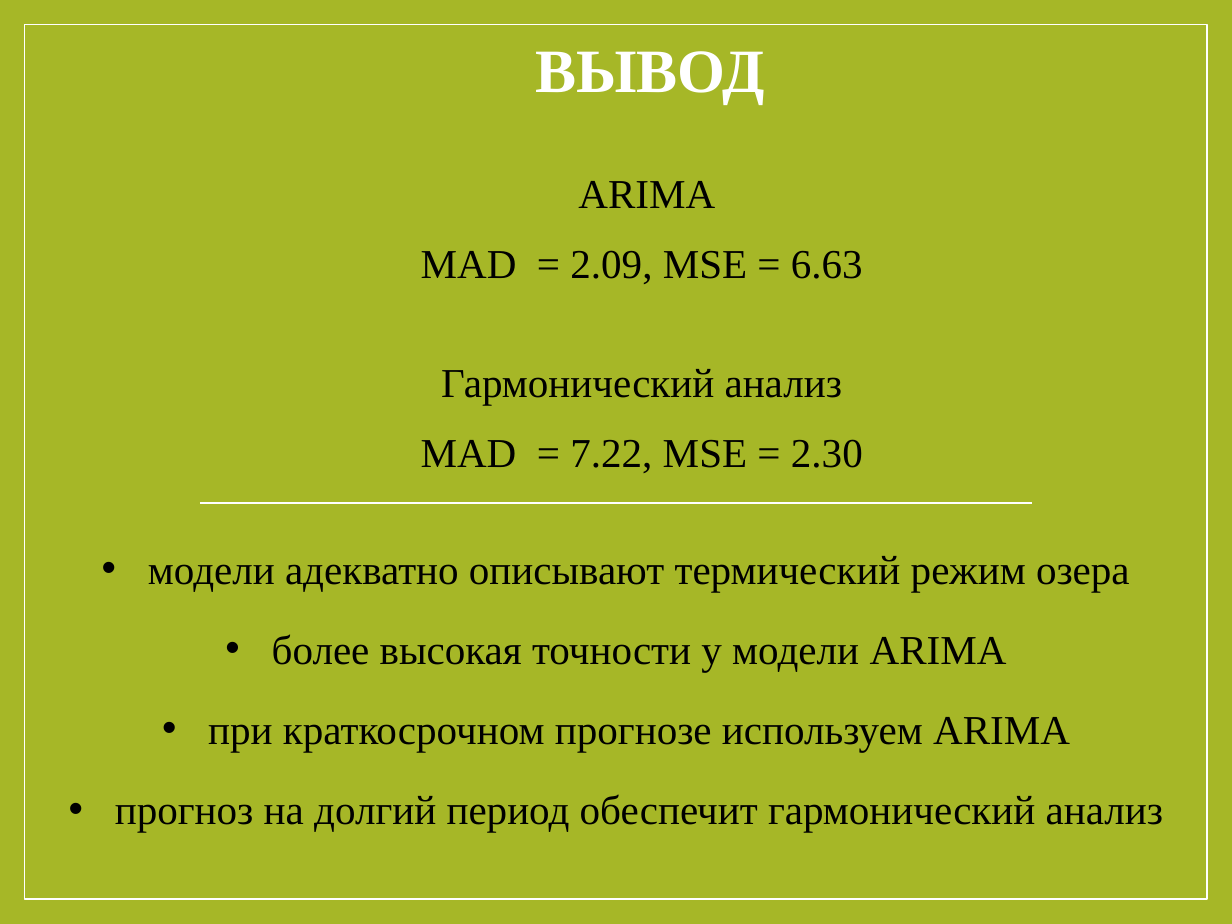
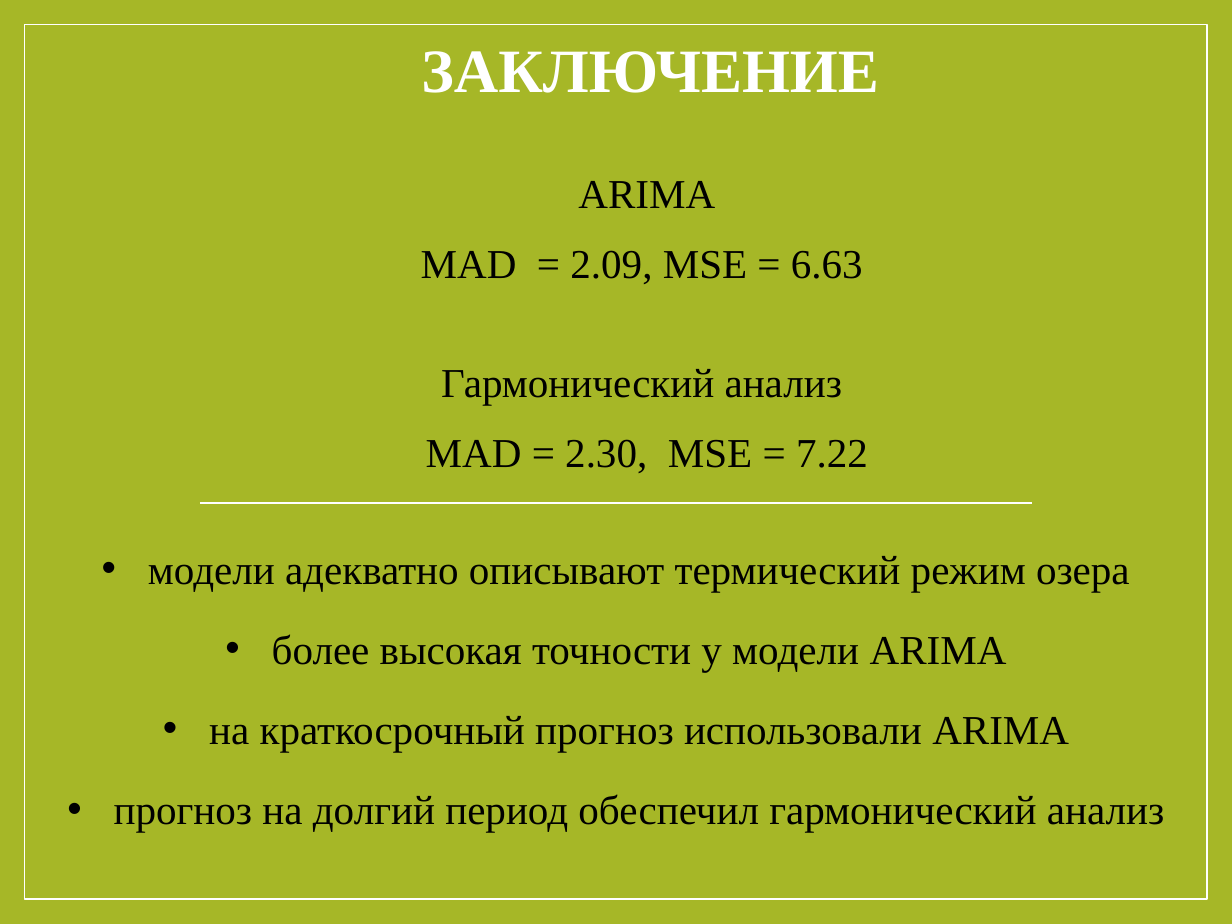
Before and after one commit to Ivan456/diplom, a slide deck: slide 10 of Ivan Vodich.pptx. Drawn at 1232x924 pixels with LibreOffice and Linux fonts; fonts in the diff are those of the drawing. Boxes give left, top, right and bottom in pixels: in the first picture for what was removed or moved away, otherwise in the second. Text is boxed around its words. In the diff, an @@ line names an element or a change of style, - is before the commit and + after.

```diff
--- a/Ivan Vodich.pptx
+++ b/Ivan Vodich.pptx
@@ title at (x1=421, y1=51, x2=878, y2=93): text changed @@
-ВЫВОД
+ЗАКЛЮЧЕНИЕ
@@ text at (x1=426, y1=439, x2=868, y2=473): text changed @@
-MAD = 7.22, MSE = 2.30
+MAD = 2.30, MSE = 7.22
@@ text at (x1=114, y1=716, x2=1164, y2=832): text changed @@
-• при краткосрочном прогнозе используем ARIMA
-• прогноз на долгий период обеспечит гармонический анализ
+• на краткосрочный прогноз использовали ARIMA
+• прогноз на долгий период обеспечил гармонический анализ
```
Also in this commit, not shown: 5 other slides changed, 3 other files.
